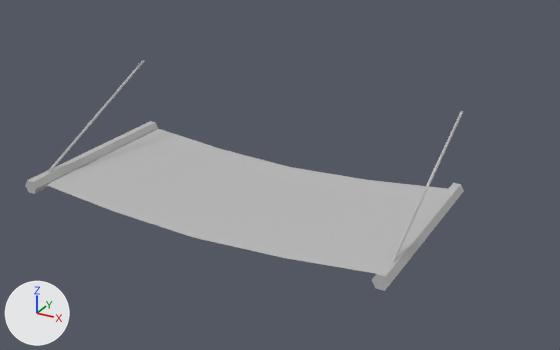
One commit to the FBX model Maya Project Files/Env/Exports/SideNetting_01_SM_Low.fbx: the scene before it, then after it.
Rendered twice from a camera (50 mm lens) standing at (3.97, -6.47, 3.45) and looking at (-0.22, 1.14, -0.35). Lighting does not change. The marker at lower left points along +X, +Y and +Z. Where no turn or scale is listed for an object, it has been applied to the vertices.

The first picture shows 'Netting_Geo', 'SupportArm_Geo', 'SupportArm_Geo1', 'SupportRope_Geo', 'SupportRope_Geo1'.
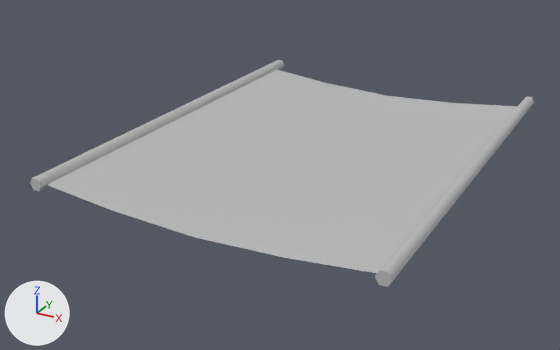
Commit message: side netting adjustments

Boxes (x1, y1, x2, y2) around the edits, measured in the pictures (560 x 350 px):
'Netting_Geo', reshaped, moved (17% wider, 40% taller)
    before: (46, 129, 448, 274)
    after: (46, 70, 518, 273)
'SupportArm_Geo1', reshaped, moved (72% wider, 76% taller)
    before: (372, 183, 464, 291)
    after: (375, 96, 534, 287)
'SupportArm_Geo', reshaped, moved (90% wider, 78% taller)
    before: (25, 121, 158, 194)
    after: (30, 60, 284, 191)
'SupportRope_Geo1', deleted
    before: (391, 111, 463, 263)
'SupportRope_Geo', deleted
    before: (46, 60, 145, 173)
part 2 of me_mesh_004, built on
    before: (372, 183, 464, 291)
    after: (375, 96, 534, 287)
part 4 of me_mesh_001, built on
    before: (25, 121, 158, 194)
    after: (30, 60, 284, 191)

Edits to the bpy script that builds the scene:
```text
Change me_mesh:
    used by ob_netting_geo; location = (0.0, 0.0, 0.0)
    remove me_mesh.from_pydata(...)  # 15 vertices, 8 faces; spans x -2.0..2.0, y -1.0..1.0, z -0.15..0.0
    add me_mesh.from_pydata(...)  # 25 vertices, 16 faces; spans x -2.0..2.0, y -2.56..2.56, z -0.15..0.0
    me_mesh part 1
    10 vertices are removed from x -2.0..2.0, y -1.0..1.0, z -0.15..0.0
    8 faces are deleted
    5 new vertices lie (0.0, 1.28, 0.0) away from vertices in x -2.0..2.0, y 0.0, z -0.15..0.0
    5 new vertices lie (0.0, 1.28, 0.0) away from vertices in x -2.0..2.0, y 1.28, z -0.15..0.0
    5 new vertices lie (0.0, -1.28, 0.0) away from vertices in x -2.0..2.0, y 0.0, z -0.15..0.0
    5 new vertices lie (0.0, -1.28, 0.0) away from vertices in x -2.0..2.0, y -1.28, z -0.15..0.0
    16 new faces join them
Change me_mesh_001:
    used by ob_supportarm_geo; location = (-2.0, 0.0, 0.0)
    remove me_mesh_001.from_pydata(...)  # 19 vertices, 18 faces; spans x -0.08..0.08, y -1.13..1.0, z -0.07..0.07
    add me_mesh_001.from_pydata(...)  # 31 vertices, 30 faces; spans x -0.08..0.08, y -2.9..2.56, z -0.07..0.07
    me_mesh_001 part 4: the whole mesh is rebuilt
    me_mesh_001 part 5: the surface is now shaded smooth
Change me_mesh_004:
    used by ob_supportarm_geo1; location = (2.0, 0.0, 0.0)
    remove me_mesh_004.from_pydata(...)  # 19 vertices, 18 faces; spans x -0.08..0.08, y -1.13..1.0, z -0.07..0.07
    add me_mesh_004.from_pydata(...)  # 31 vertices, 30 faces; spans x -0.08..0.08, y -2.9..2.56, z -0.07..0.07
    me_mesh_004 part 2: the whole mesh is rebuilt
    me_mesh_004 part 3: the surface is now shaded smooth
Change ob_netting_geo:
    ob_netting_geo.location: (0.0, 0.0, 0.0) -> (0.0, 1.564, 0.0)
Change ob_supportarm_geo:
    ob_supportarm_geo.location: (-2.0, 0.0, 0.0) -> (-2.0, 1.832, 0.0)
Change ob_supportarm_geo1:
    ob_supportarm_geo1.location: (2.0, 0.0, 0.0) -> (2.0, 1.832, 0.0)
Remove ob_supportrope_geo:
    ob_supportrope_geo = bpy.data.objects.new('SupportRope_Geo', me_mesh_002)
    ob_supportrope_geo.location = (-2.0, 0.0, 0.473)
Remove ob_supportrope_geo1:
    ob_supportrope_geo1 = bpy.data.objects.new('SupportRope_Geo1', me_mesh_003)
    ob_supportrope_geo1.location = (2.001, 0.0, 0.473)
```
